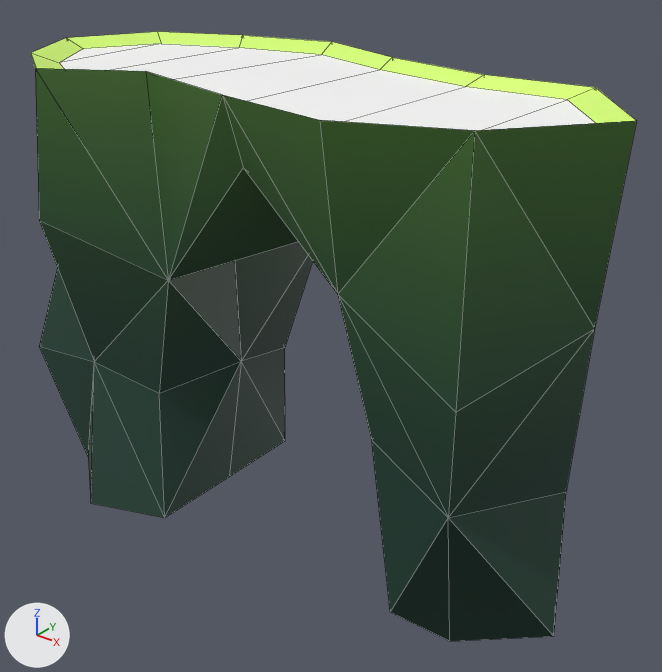
The FBX model LeyuGame/Assets/Models/Props/Level_Architectuur/Platforms/GROUND_Tunnel_Platform/Met Ridges/MOD_PlatformV2_hoogV2.fbx, before and after one commit.
One viewpoint serves both versions: a 50 mm lens placed at (0.041, -0.0469, 0.046), pointed at (0.0023, 0.0015, 0.0161). The axes (+X, +Y, +Z) are drawn at lower left. The lights are the same throughout. Mesh edges are drawn as thin lines. Where no turn or scale is listed for an object, it has been applied to the vertices.

In view in the first picture: 'MOD_PlatformV2_laag'.
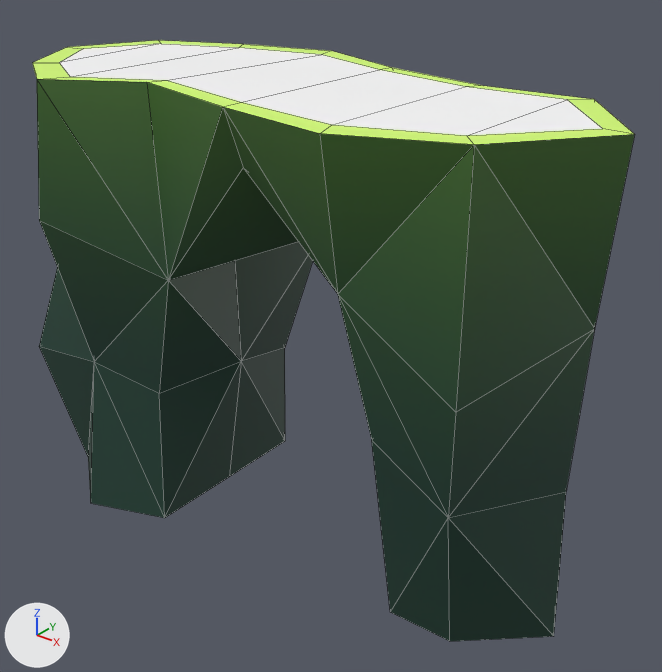
Location of each change, (x1, y1, x2, y2) in pixels of the pictures (662 x 672 px; the box of a moved part takes in the faces that stretch with it):
'MOD_PlatformV2_laag', reshaped, shading changed: before (31, 32, 636, 641); after (32, 40, 635, 641)
part 1 of me_mesh, moved or reshaped: before (31, 32, 636, 412); after (32, 40, 635, 412)
part 2 of me_mesh, shading changed: (39, 44, 595, 641) in both

What the commit changed:
me_mesh is used by ob_mod_platformv2_laag; location (0.0, -0.0003, 0.0).
me_mesh had 73 vertices, 113 faces and spanned x -0.0238..0.0236, y -0.0104..0.0121, z 0.0..0.0354.
me_mesh now has 73 vertices, 113 faces and spans x -0.0238..0.0236, y -0.0104..0.0121, z 0.0..0.0347.
me_mesh part 1: all 14 vertices in x -0.0238..0.0236, y -0.0098..0.0121, z 0.0354 are moved by (0.0, 0.0, -0.0007).
me_mesh part 2: edges marked sharp go from 164 to 136.
